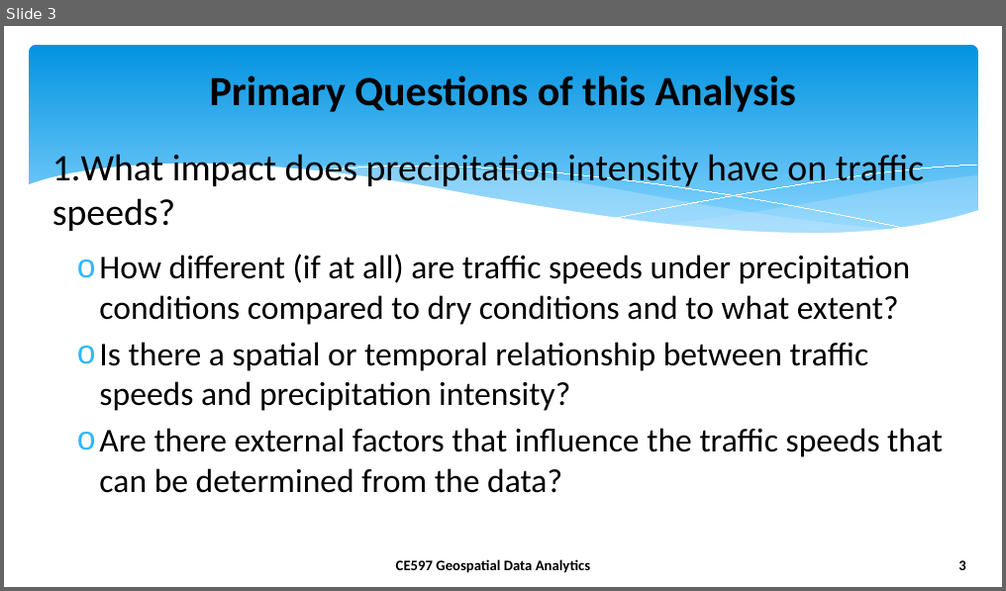
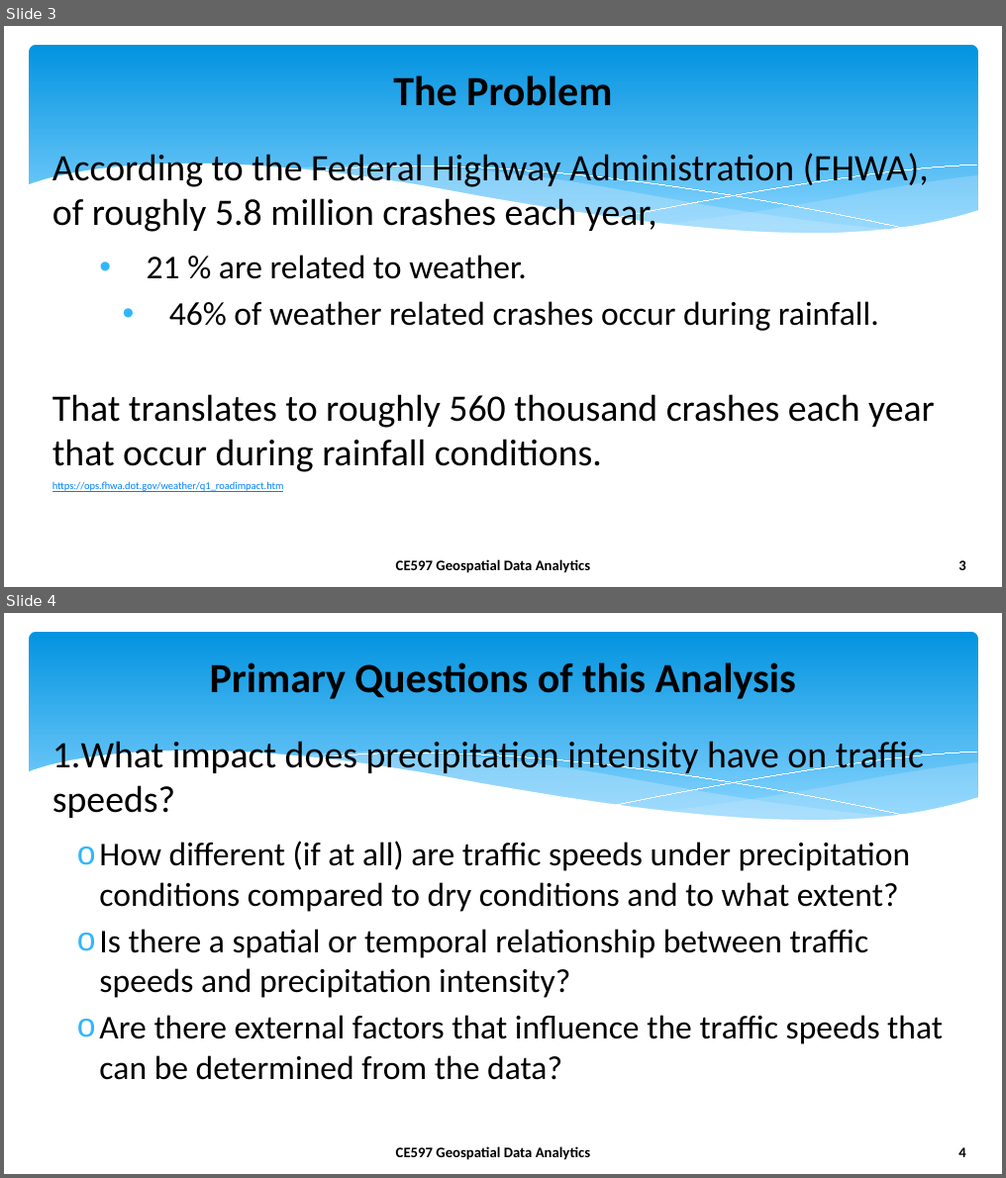
Before and after one commit to Foxhound013/CE-597_GDA, a slide deck: final_project/reports/presentation.pptx. Shown one above the other, each under a label of ours: slide 3 before the commit, slides 3 and 4 after it. The pictures are 1006x591 and 1006x1178 pixels, drawn with LibreOffice and Linux fonts; fonts in the diff are those of the drawing; background and template pictures are left out. Boxes give left, top, right and bottom in pixels: in the first picture for what was removed or moved away, otherwise in the second. Text is boxed around its words. In the diff, an @@ line names an element or a change of style, - is before the commit and + after.

```diff
--- a/final_project/reports/presentation.pptx
+++ b/final_project/reports/presentation.pptx
@@ slide 3 added at (4,26,1002,587), background #FFFFFF; not listed: 8 template elements that a slide beside it also shows @@
@@ title added at (393,76,612,106), 40 pt, text #000000, bold @@
+The Problem
@@ text added at (53,153,935,492), 36 pt, text #000000 @@
+According to the Federal Highway Administration (FHWA), of roughly 5.8 million crashes each year,
+  • 21 % are related to weather.
+    • 46% of weather related crashes occur during rainfall.
+That translates to roughly 560 thousand crashes each year that occur during rainfall conditions.
+https://ops.fhwa.dot.gov/weather/q1_roadimpact.htm
@@ what was slide 3 is now slide 4 @@
@@ page number at (958,1148,965,1157): text changed @@
-3
+4
```
Also in this commit, not shown: 5 slides changed, 8 other slides added, 9 other files.
